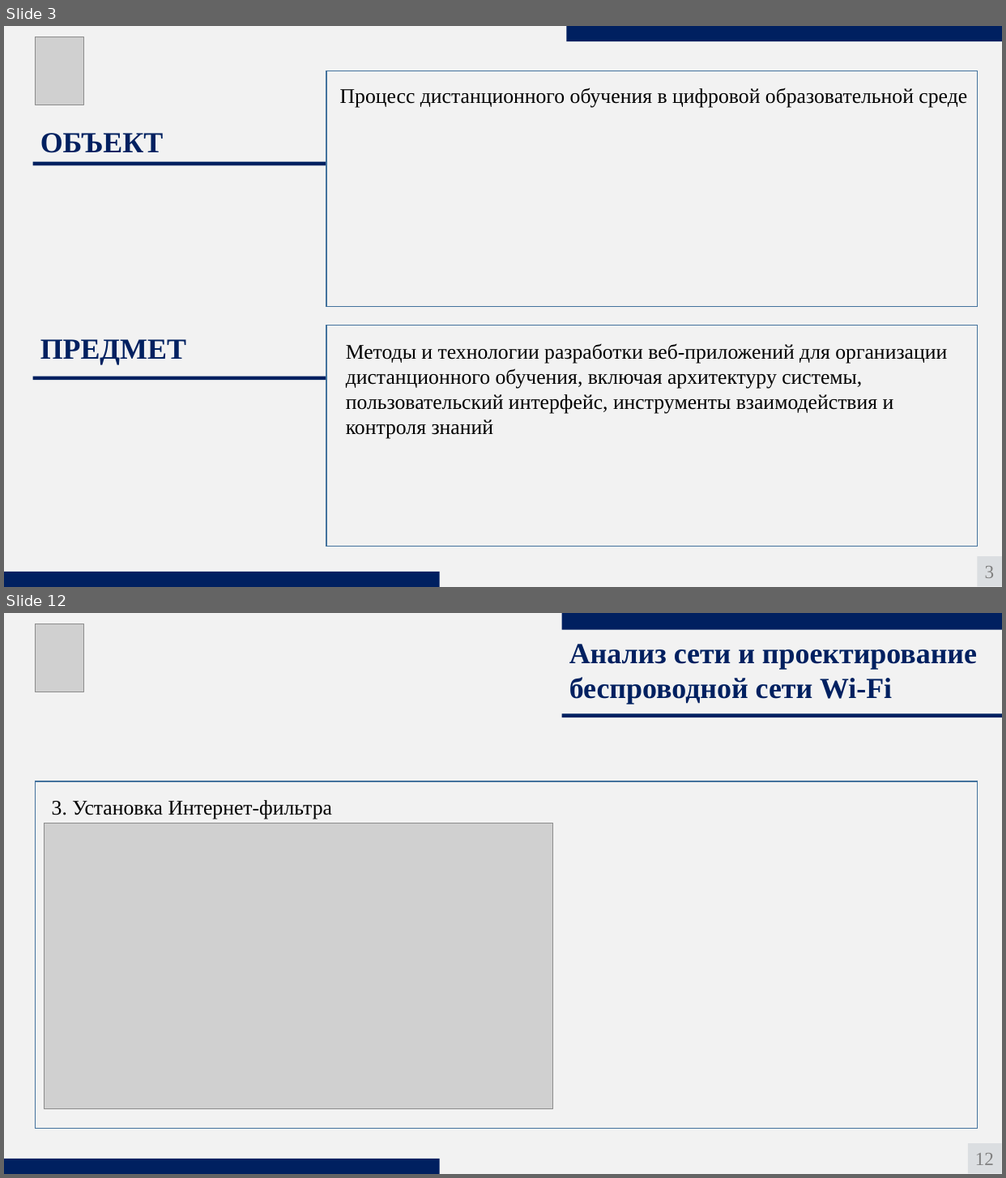
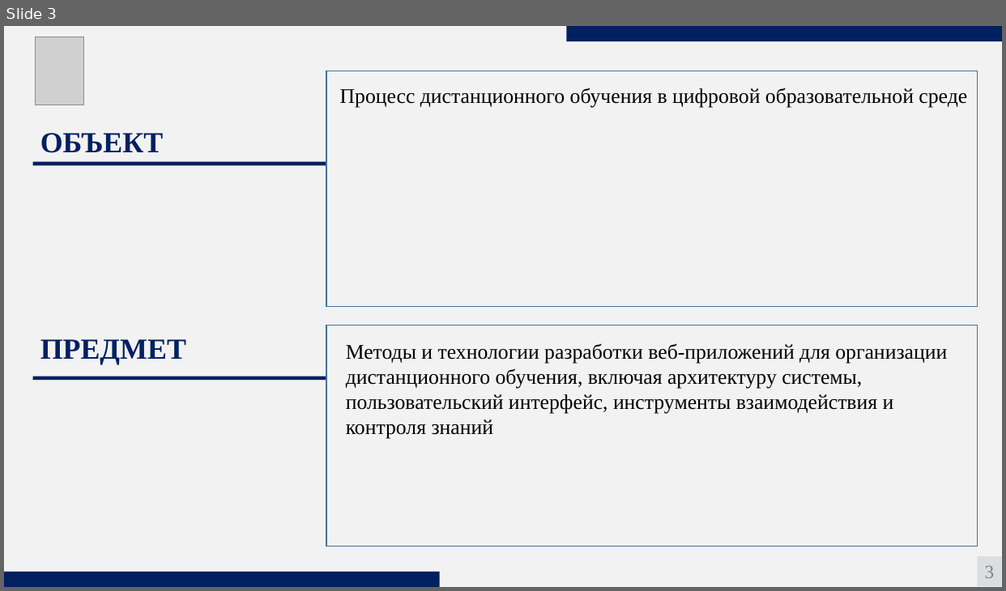
Before and after one commit to aftercraig/Education-Graduate, a slide deck: Дополнительные материалы/Диплом Боритько.pptx. Shown one above the other, each under a label of ours: slides 3 and 12 before the commit, slide 3 after it; the slides between them are not shown. The pictures are 1006x1178 and 1006x591 pixels, drawn with LibreOffice and Linux fonts; fonts in the diff are those of the drawing; grey boxes stand for pictures. Boxes give left, top, right and bottom in pixels: in the first picture for what was removed or moved away, otherwise in the second. Text is boxed around its words. In the diff, an @@ line names an element or a change of style, - is before the commit and + after.

```diff
--- a/Дополнительные материалы/Диплом Боритько.pptx
+++ b/Дополнительные материалы/Диплом Боритько.pptx
@@ slide 12 removed at [4, 613, 1002, 1174], background #F2F2F2 @@
@@ picture removed at [36, 624, 84, 692] @@
@@ rectangle removed at [562, 613, 1002, 629] @@
@@ text removed at [569, 644, 977, 705] @@
-Анализ сети и проектирование беспроводной сети Wi-Fi
@@ rectangle removed at [562, 714, 1002, 717] @@
@@ rectangle removed at [36, 781, 978, 1129] @@
@@ text removed at [52, 800, 332, 819] @@
-3. Установка Интернет-фильтра
@@ picture removed at [44, 824, 553, 1110] @@
@@ rectangle removed at [968, 1144, 1002, 1174] @@
-12
@@ rectangle removed at [4, 1159, 440, 1174] @@
```
Also in this commit, not shown: 3 slides changed, 5 slides added, 7 other slides removed, 2 other files.
